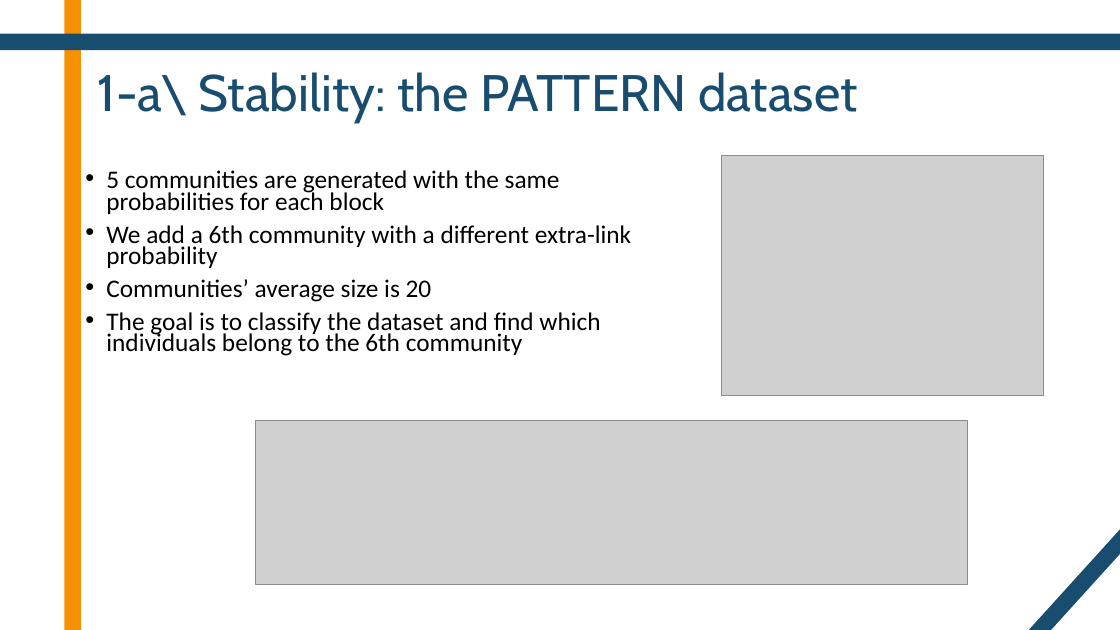
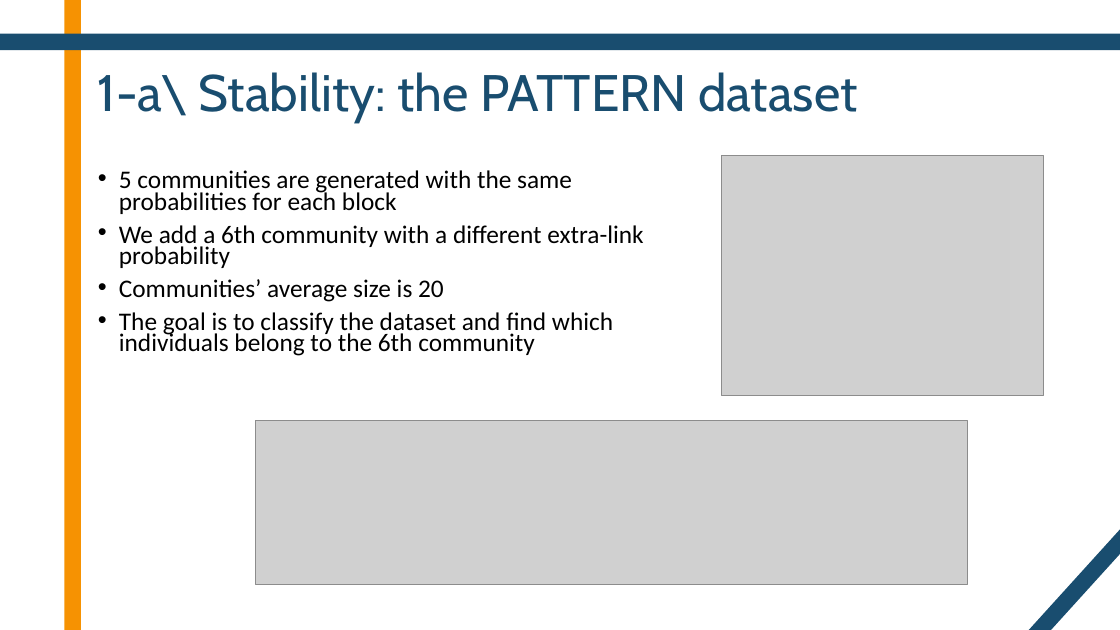
Before and after one commit to DentanJeremie/MAP583-Graph-Transformers, a slide deck: slide 4 of presentation/Presentation.pptx. Drawn at 1120x630 pixels with LibreOffice and Linux fonts; fonts in the diff are those of the drawing; grey boxes stand for pictures. Boxes give left, top, right and bottom in pixels: in the first picture for what was removed or moved away, otherwise in the second. Text is boxed around its words. In the diff, an @@ line names an element or a change of style, - is before the commit and + after.

Commit message:
presentation

```diff
--- a/presentation/Presentation.pptx
+++ b/presentation/Presentation.pptx
@@ text "5 communities are generated with ...": place and size @@
-text "5 communities are generated with ..." at box(106, 170, 631, 356)
+text "5 communities are generated with ..." at box(119, 170, 643, 356)
```
Also in this commit, not shown: 2 other slides changed, 1 other file.
